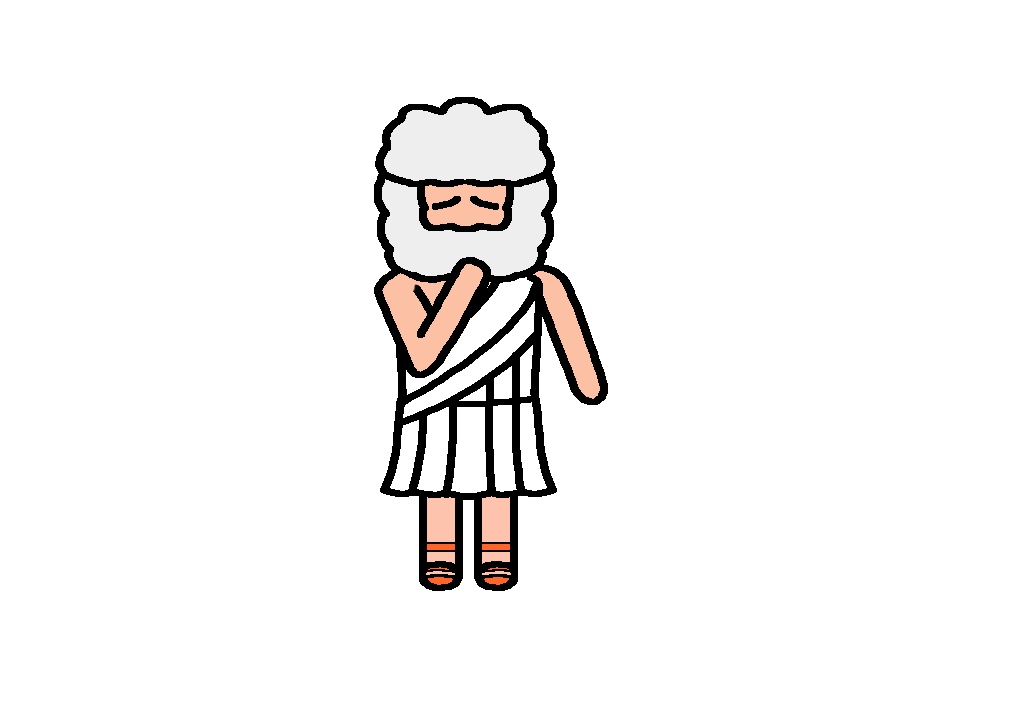
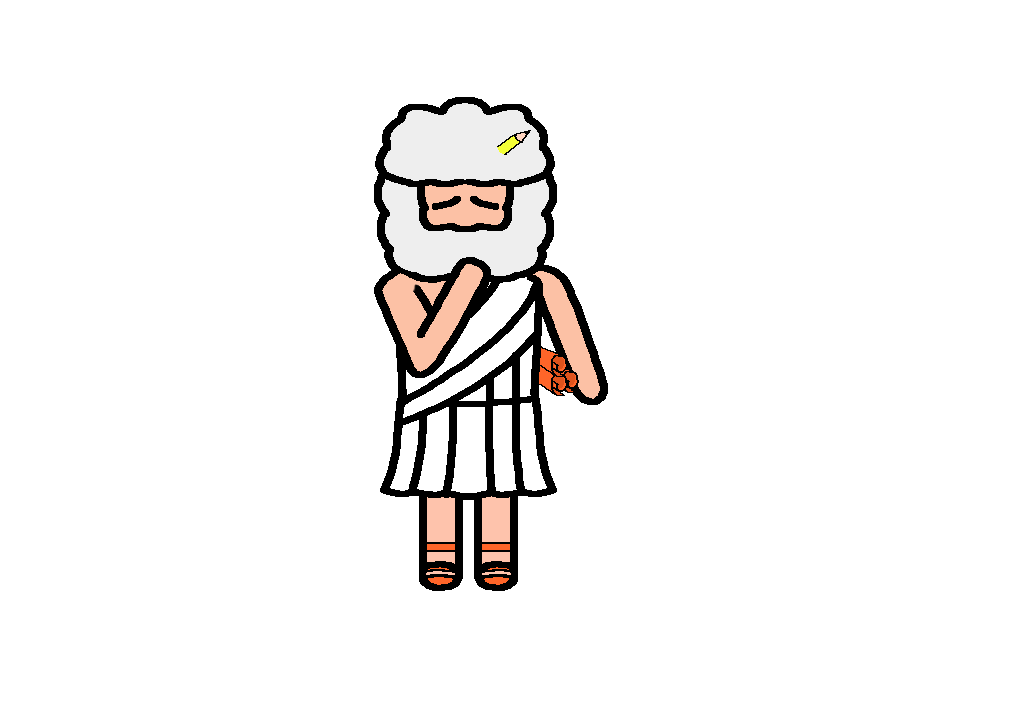
Revision of a layered 1024px x 720px image; what changed, layer by layer:
added layer "Pencil edges" above "Pencil colors" over (497, 130, 531, 155)
added layer "Pencil colors" above "Hair edges" over (497, 132, 529, 155)
added layer "Papyrus edges copie 2" above "Papyrus colors copie 2" over (539, 346, 568, 377)
added layer "Papyrus colors copie 2" above "Papyrus edges copie" over (539, 347, 568, 377)
added layer "Papyrus edges copie" above "Papyrus colors copie" over (539, 365, 568, 396)
added layer "Papyrus colors copie" above "Papyrus edges" over (539, 366, 568, 396)
added layer "Papyrus edges" above "Papyrus colors" over (550, 362, 579, 393)
added layer "Papyrus colors" above "Left Arm edges" over (548, 363, 579, 393)
